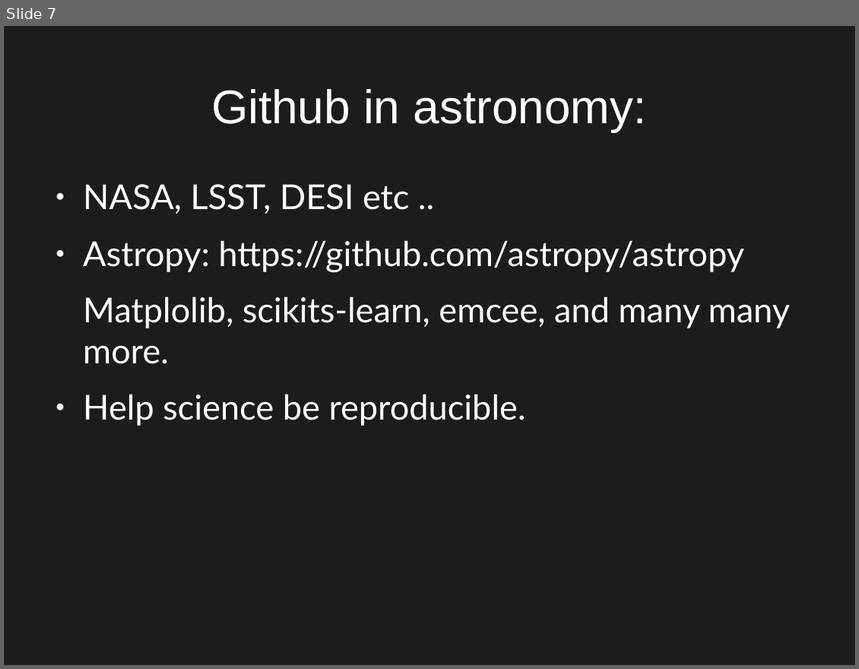
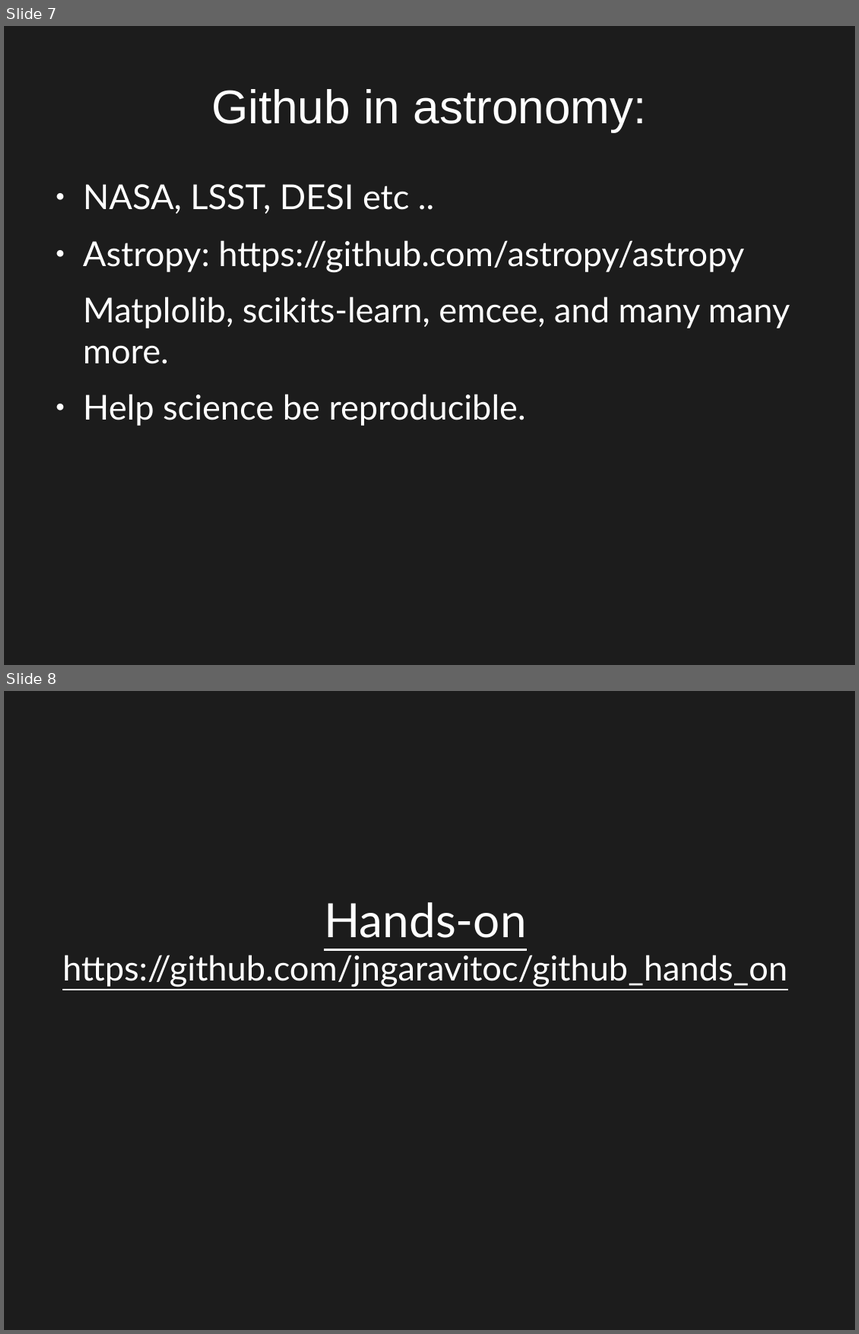
Before and after one commit to jngaravitoc/github_hands_on, a slide deck: git.odp. Shown one above the other, each under a label of ours: slide 7 before the commit, slides 7 and 8 after it. The pictures are 859x669 and 859x1334 pixels, drawn with LibreOffice and Linux fonts; fonts in the diff are those of the drawing. Boxes give left, top, right and bottom in pixels: in the first picture for what was removed or moved away, otherwise in the second. Text is boxed around its words. In the diff, an @@ line names an element or a change of style, - is before the commit and + after.

Commit message:
with link of the talk in the hands on slide

```diff
--- a/git.odp
+++ b/git.odp
@@ slide 8 added at (4,691,855,1330), background #1C1C1C @@
@@ title added at (63,902,788,987), 32 pt, text #FFFFFF, underline @@
+Hands-on
+https://github.com/jngaravitoc/github_hands_on
```
Also in this commit, not shown: 1 slide removed, 1 other file.
